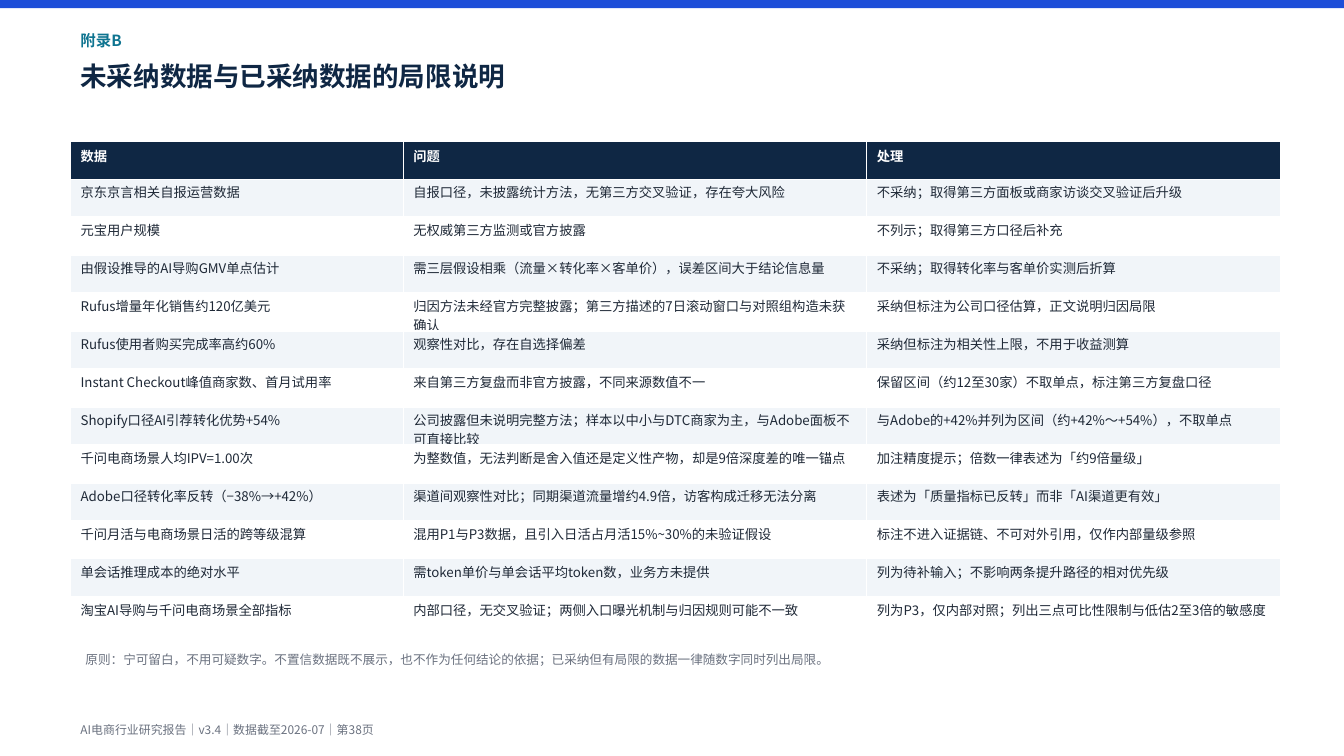
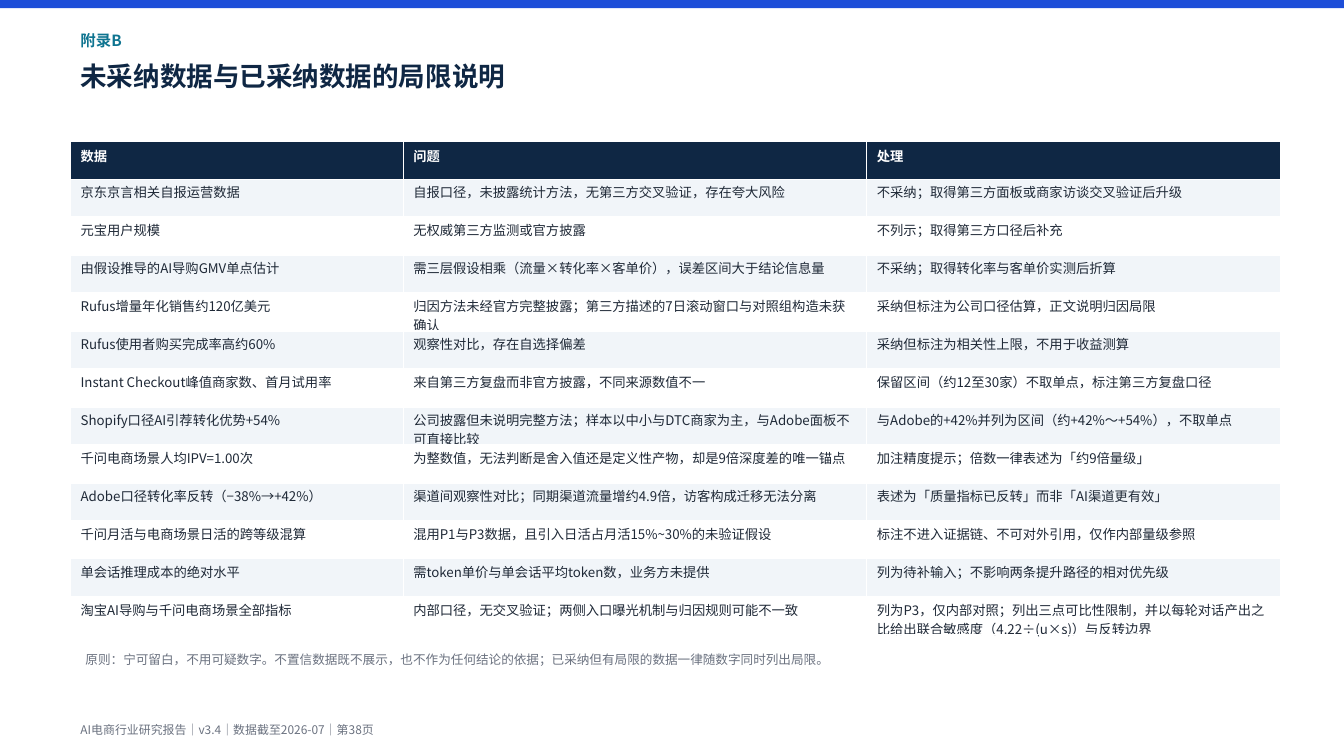
Before and after one commit to breeze2623-create/Aicommerce, a slide deck: slide 38 of report/AI电商行业研究报告.pptx. Drawn at 1344x756 pixels with LibreOffice and Linux fonts; fonts in the diff are those of the drawing. Boxes give left, top, right and bottom in pixels: in the first picture for what was removed or moved away, otherwise in the second. Text is boxed around its words. In the diff, an @@ line names an element or a change of style, - is before the commit and + after.

```diff
--- a/report/AI电商行业研究报告.pptx
+++ b/report/AI电商行业研究报告.pptx
@@ table at (71,141,1280,641) @@
-row 13, column 3: 列为P3，仅内部对照；列出三点可比性限制与低估2至3倍的敏感度
+row 13, column 3: 列为P3，仅内部对照；列出三点可比性限制，并以每轮对话产出之比给出联合敏感度（4.22÷(u×s)）与反转边界
```
Also in this commit, not shown: 9 other slides changed, 6 other files.
